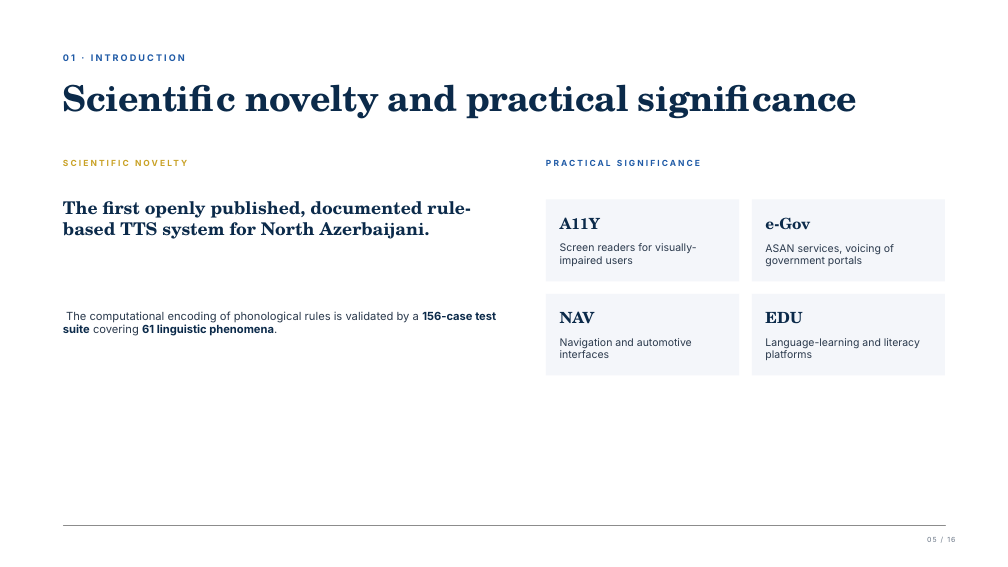
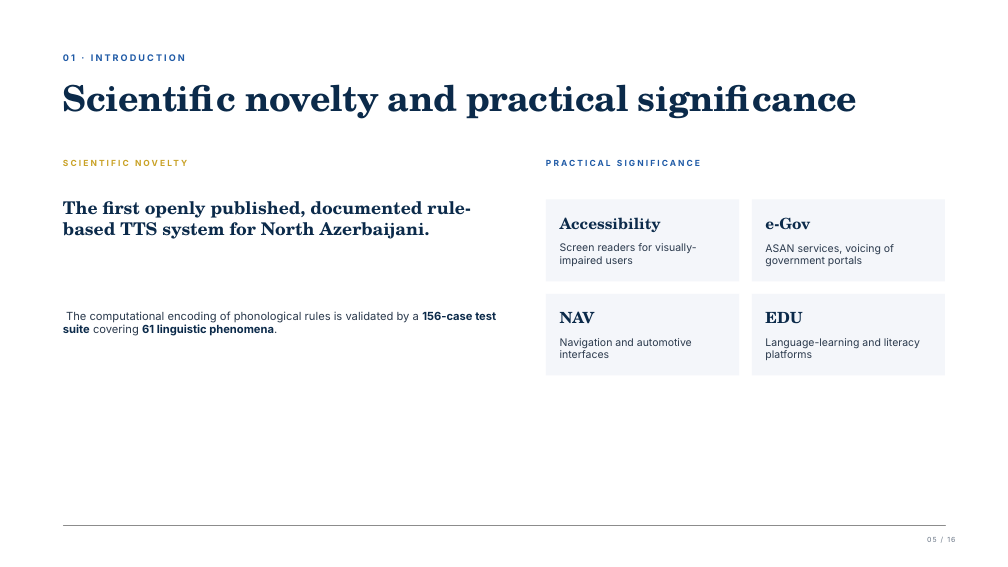
Before and after one commit to ulvibashir/TTS-system-for-Azerbaijani-language, a slide deck: slide 5 of 04_Result/presentation.pptx. Drawn at 1008x567 pixels with LibreOffice and Linux fonts; fonts in the diff are those of the drawing; grey boxes stand for pictures; background and template pictures are left out. Boxes give left, top, right and bottom in pixels: in the first picture for what was removed or moved away, otherwise in the second. Text is boxed around its words. In the diff, an @@ line names an element or a change of style, - is before the commit and + after.

```diff
--- a/04_Result/presentation.pptx
+++ b/04_Result/presentation.pptx
@@ text at box(560, 217, 661, 232): text changed @@
-A11Y
+Accessibility
```
Also in this commit, not shown: 7 other slides changed.
